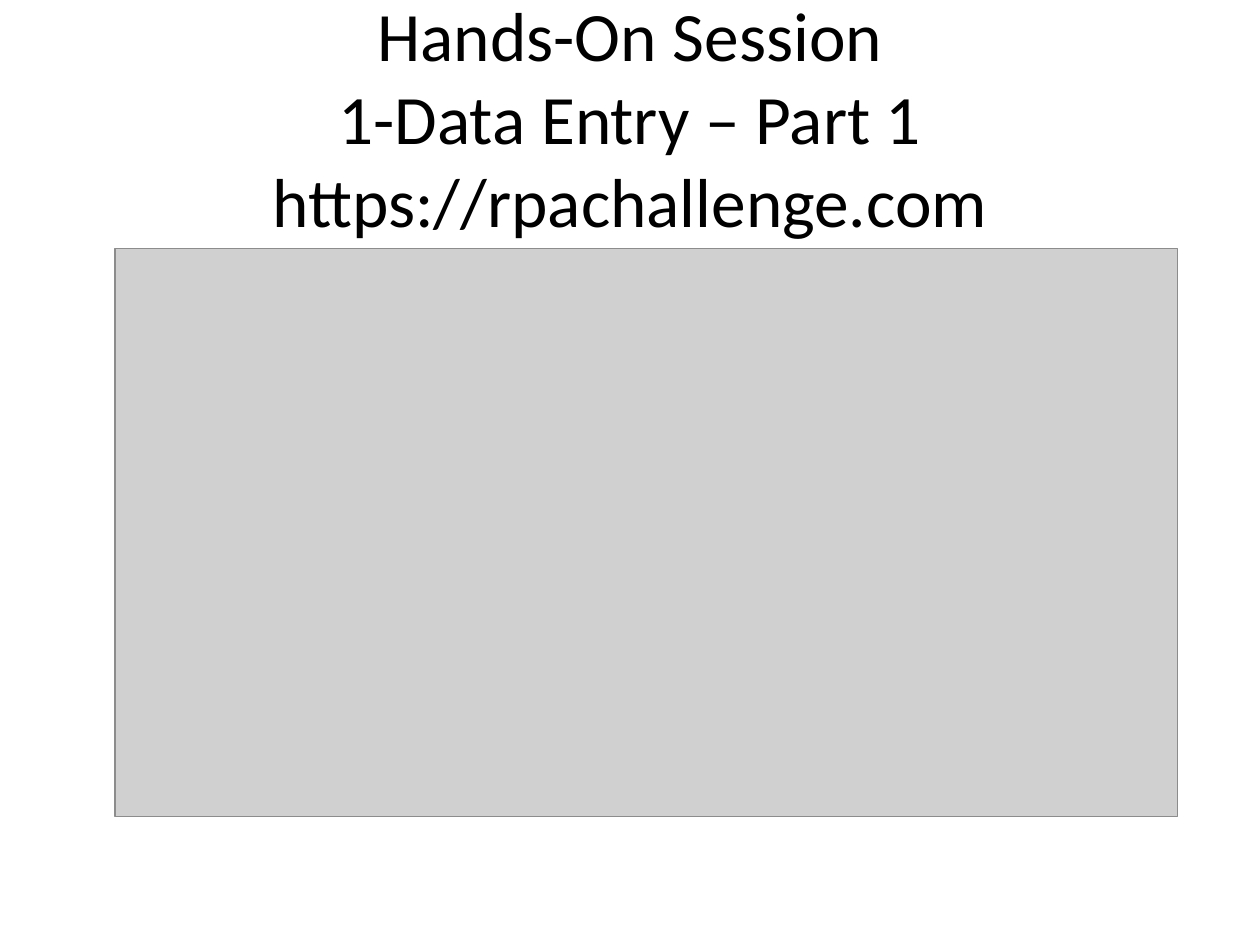
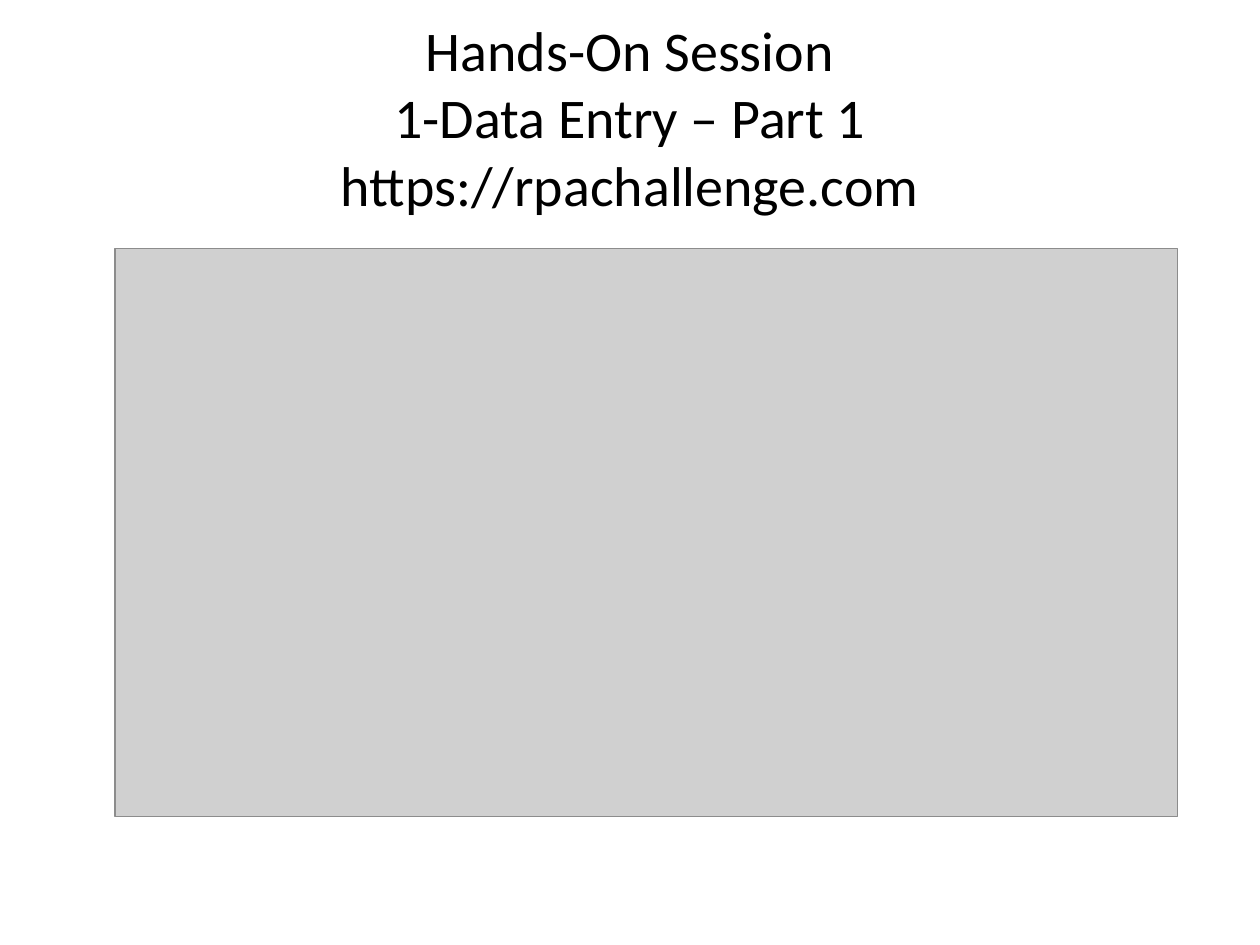
Before and after one commit to raghuprasadks/rpaworkshop, a slide deck: slide 12 of presentation/RPA_Introduction.pptx. Drawn at 1260x945 pixels with LibreOffice and Linux fonts; fonts in the diff are those of the drawing; grey boxes stand for pictures. Boxes give left, top, right and bottom in pixels: in the first picture for what was removed or moved away, otherwise in the second. Text is boxed around its words. In the diff, an @@ line names an element or a change of style, - is before the commit and + after.

```diff
--- a/presentation/RPA_Introduction.pptx
+++ b/presentation/RPA_Introduction.pptx
@@ title "Hands-On Session 1-Data Entry – ..." at box(341, 32, 918, 216): size 39.6 to 32 pt @@
```
Also in this commit, not shown: 16 slides added, 46 other files.
